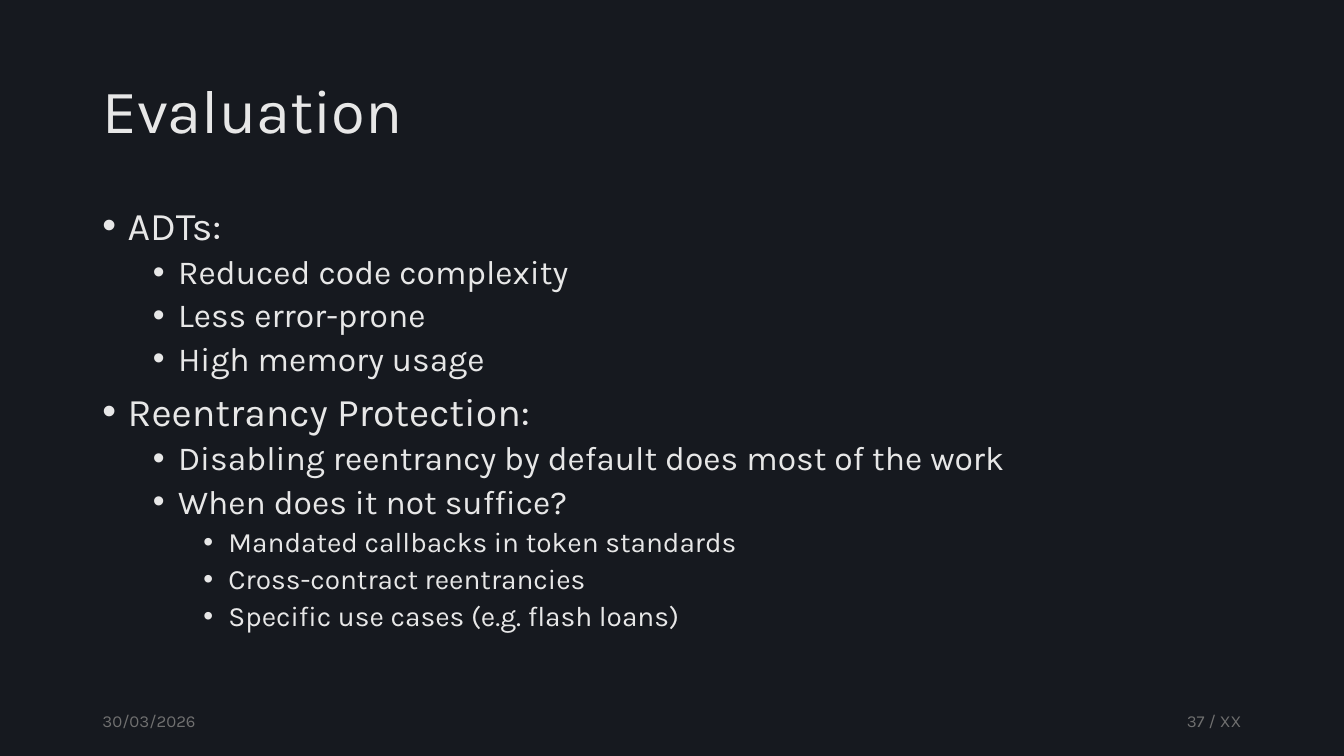
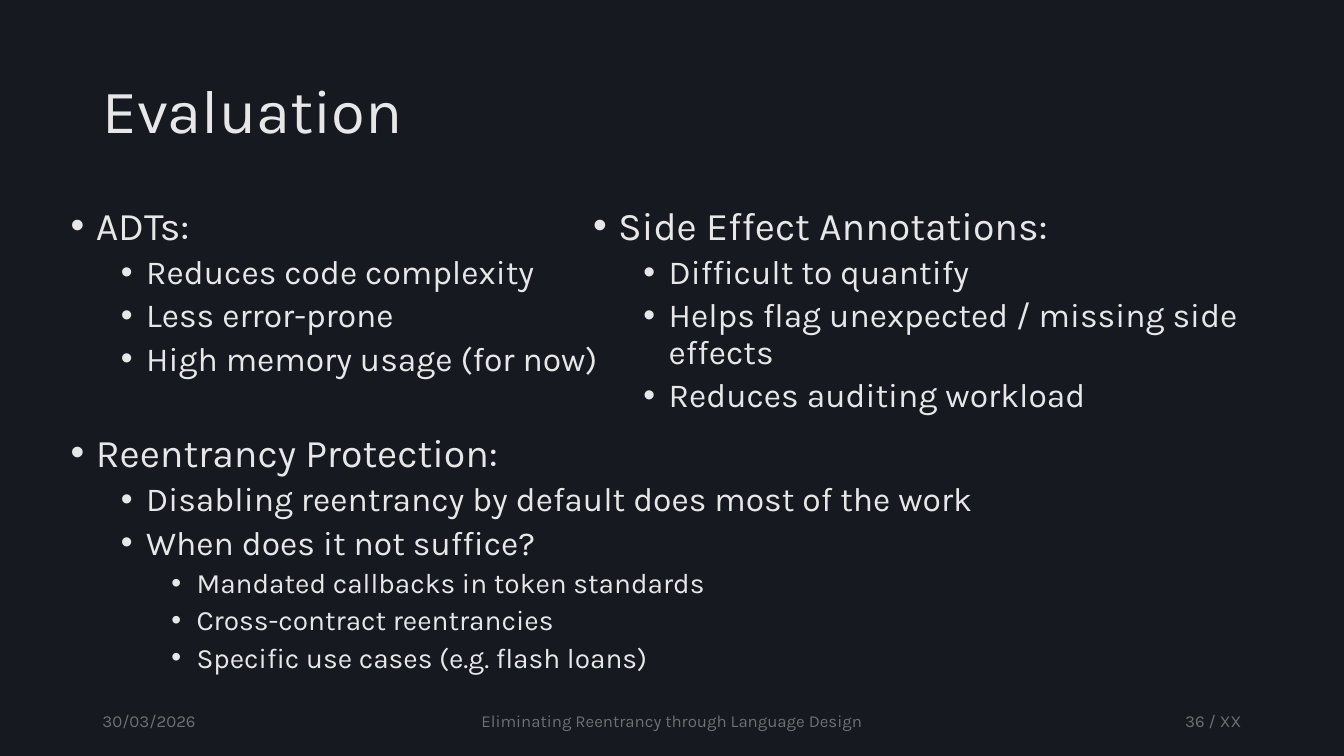
Before and after one commit to tzann/thesis, a slide deck: slide 36 of doc/presentation/Thesis.pptx (slide 37 before the commit). Drawn at 1344x756 pixels with LibreOffice and Linux fonts; fonts in the diff are those of the drawing. Boxes give left, top, right and bottom in pixels: in the first picture for what was removed or moved away, otherwise in the second. Text is boxed around its words. In the diff, an @@ line names an element or a change of style, - is before the commit and + after.

Commit message:
update slides, only intro missing and a few results

```diff
--- a/doc/presentation/Thesis.pptx
+++ b/doc/presentation/Thesis.pptx
@@ text "ADTs:": place and size @@
-text "ADTs:" at box(128, 215, 1004, 633)
+text "ADTs:" at box(96, 215, 972, 675)
@@ text added at box(618, 213, 1238, 416), 24 pt, text #E7E7E7 @@
+• Side Effect Annotations:
+  • Difficult to quantify
+  • Helps flag unexpected / missing side effects
+  • Reduces auditing workload
@@ text at box(146, 261, 534, 292): text changed @@
-  • Reduced code complexity
+  • Reduces code complexity
@@ text at box(146, 346, 598, 380): text changed @@
-  • High memory usage
+  • High memory usage (for now)
@@ text added at box(481, 715, 862, 731), 12 pt, text #707070 @@
+Eliminating Reentrancy through Language Design
@@ page number at box(1185, 716, 1242, 727): text changed @@
-37 / XX
+36 / XX
```
Also in this commit, not shown: 47 other slides changed, 5 slides added, 4 slides removed.
